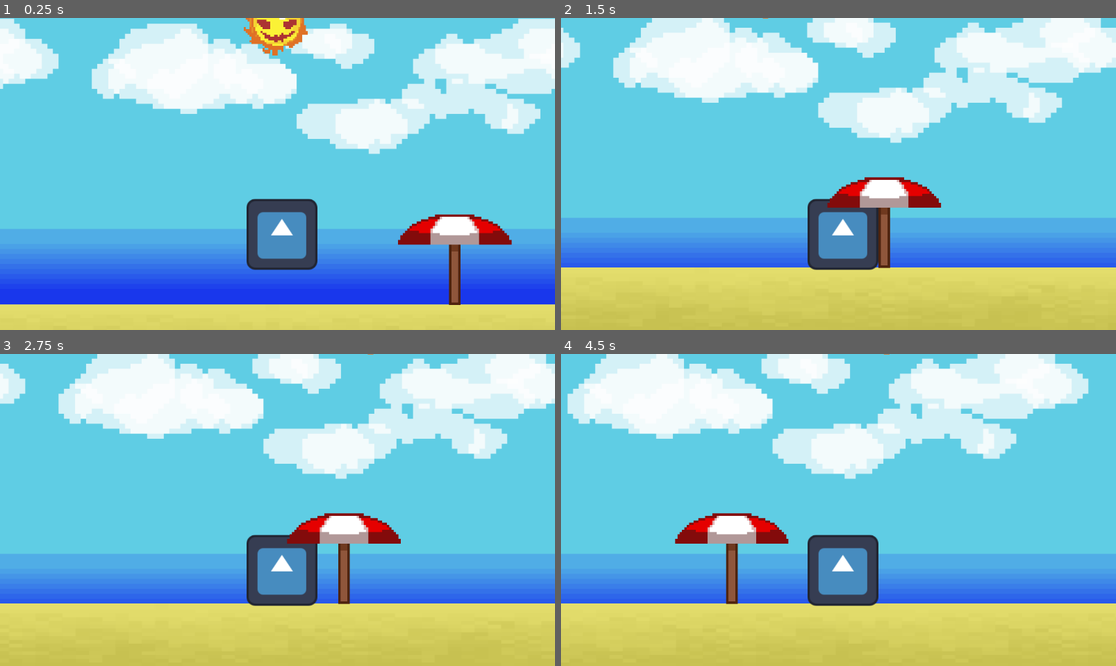
Above: before the commit, frames 1-4 (two rows, left to right).
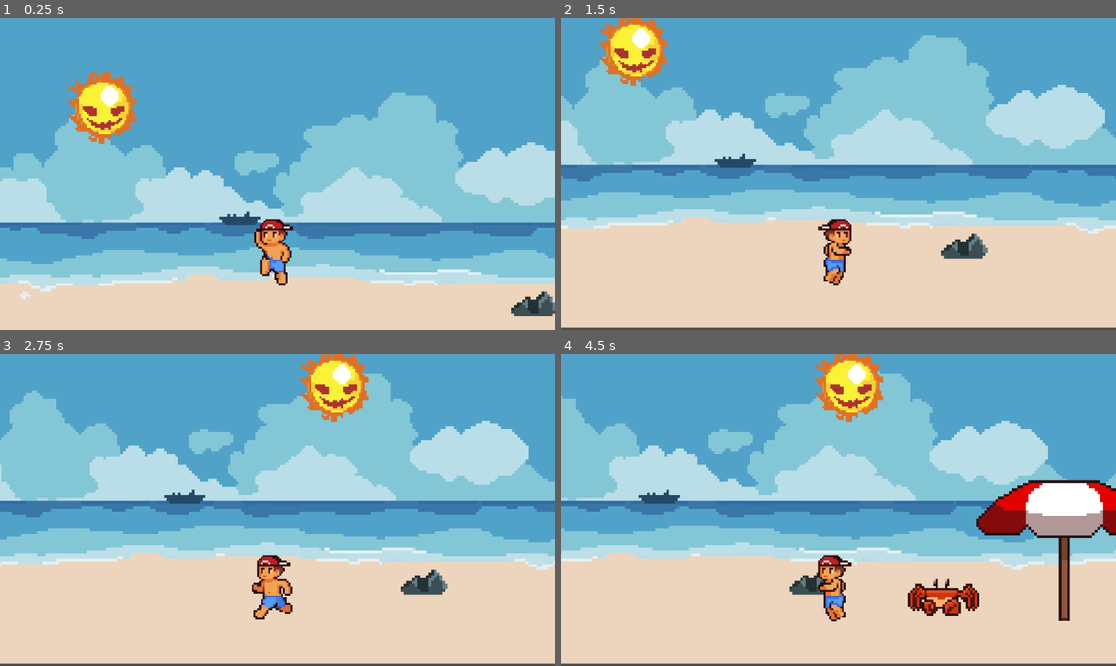
Above: after the commit, the same moments.

Repository: JuanLucasdev/gamejam
Game: Godot game, scene res://node_2d.tscn
Same seed, same stepped clock (60 frames per second), same inputs: the game is played once before the commit and once after it. The engine's default icon, where the game draws it, is replaced by a stand-in: a white triangle on a blue panel in a dark square.
Inputs:
- Up to frame 1 (0.25 s): no input
- Up to frame 2 (1.5 s): tap Enter (ui_accept) at 0.5, 0.6, 0.77, 1.07, 1.35 s; hold D (right) from 0.53 s (still down)
- Up to frame 3 (2.75 s): tap Enter (ui_accept) at 1.52, 1.82, 2.1 s; release D (right) at 2.03 s; hold A (left) from 2.03 s (still down)
- Up to frame 4 (4.5 s): release A (left) at 2.78 s; hold D (right) 2.78-4.28 s; tap Enter (ui_accept) at 2.85, 3.02, 3.32, 3.6, 3.77, 4.07, 4.35 s; hold A (left) from 4.28 s (still down)

The runs differ from the first frame. In frame 1, 100% of the frame differs, in the area x 0-100%, y 0-100%; in frame 2, 100%; in frame 3, 100%; in frame 4, 100%.

Commit message:
animação do personagem principal e atualização do background

Diff:
--- /dev/null
+++ b/carangueijo.gd
@@ -0,0 +1,26 @@
+extends CharacterBody2D
+
+@export var speed: float = 80.0
+@export var distancia: float = 200.0
+
+@onready var inicio: Vector2 = global_position
+var target: Vector2
+var indo: bool = true
+
+func _ready():
+	target = inicio + Vector2(distancia, 0)
+
+func _physics_process(delta):
+	var dir: float = sign(target.x - global_position.x)
+
+	velocity.x = dir * speed
+	move_and_slide()
+
+	if abs(global_position.x - target.x) < 2.0:
+		if indo:
+			target = inicio
+		else:
+			target = inicio + Vector2(distancia, 0)
+		indo = !indo
+
+	$AnimatedSprite2D.flip_h = velocity.x > 0
--- /dev/null
+++ b/character_body_2d.gd
@@ -0,0 +1,25 @@
+extends CharacterBody2D
+
+
+const SPEED = 300.0
+const JUMP_VELOCITY = -400.0
+
+
+func _physics_process(delta: float) -> void:
+	# Add the gravity.
+	if not is_on_floor():
+		velocity += get_gravity() * delta
+
+	# Handle jump.
+	if Input.is_action_just_pressed("ui_accept") and is_on_floor():
+		velocity.y = JUMP_VELOCITY
+
+	# Get the input direction and handle the movement/deceleration.
+	# As good practice, you should replace UI actions with custom gameplay actions.
+	var direction := Input.get_axis("ui_left", "ui_right")
+	if direction:
+		velocity.x = direction * SPEED
+	else:
+		velocity.x = move_toward(velocity.x, 0, SPEED)
+
+	move_and_slide()
--- /dev/null
+++ b/clouds.gd
@@ -0,0 +1,6 @@
+extends ParallaxLayer
+
+@export var CLOUD_SPEED: float = -15.0
+
+func _process(delta: float) -> void:
+	motion_offset.x +=CLOUD_SPEED * delta
--- a/node_2d.gd
+++ b/node_2d.gd
@@ -10,10 +10,12 @@
 func _on_sombra_body_entered(body: Node2D) -> void:
 	if body.name == "Player":
 		esta_na_sombra = true
+		print("Entrou na sombra")
 
 func _on_sombra_body_exited(body: Node2D) -> void:
 	if body.name == "Player":
 		esta_na_sombra = false
+		print("Saiu da sombra")
 
 func _process(delta: float) -> void:
 	if esta_na_sombra:
--- a/node_2d.tscn
+++ b/node_2d.tscn
@@ -1,19 +1,110 @@
-[gd_scene load_steps=13 format=3 uid="uid://bls2nwi65cm7k"]
-
-[ext_resource type="Texture2D" uid="uid://c75jrp57x4wfs" path="res://icon.svg" id="1_0e48y"]
+[gd_scene load_steps=36 format=3 uid="uid://bls2nwi65cm7k"]
+
 [ext_resource type="Script" uid="uid://seqd0cgc51r3" path="res://node_2d.gd" id="1_d21ai"]
-[ext_resource type="Texture2D" uid="uid://daou8xeoad1v6" path="res://sprites/sand.svg" id="2_d21ai"]
 [ext_resource type="Script" uid="uid://bkyayx2pfoyq8" path="res://player.gd" id="2_epypp"]
 [ext_resource type="Script" uid="uid://bkkxpxvi7lo0k" path="res://sun.gd" id="3_epypp"]
+[ext_resource type="Texture2D" uid="uid://co285vml4s751" path="res://sprites/jump.png" id="4_nr8wp"]
 [ext_resource type="Texture2D" uid="uid://cecg0n42kxjt3" path="res://sprites/Sprite-0002.svg" id="4_q6r6c"]
-[ext_resource type="Texture2D" uid="uid://c86bwk33ludeb" path="res://sprites/Sprite-0001.svg" id="5_kdubu"]
-[ext_resource type="Texture2D" uid="uid://csr8e3s3d3k22" path="res://sprites/background.svg" id="8_rj586"]
+[ext_resource type="Texture2D" uid="uid://bxvx8ndons32l" path="res://sprites/player.png" id="4_rj586"]
+[ext_resource type="Texture2D" uid="uid://b2c6gdonwyjog" path="res://sprites/Sprite-0005.png" id="5_d2bti"]
+[ext_resource type="Texture2D" uid="uid://bs5ephyps8mcl" path="res://sprites/guardasol.png" id="7_nr8wp"]
+[ext_resource type="Texture2D" uid="uid://dw30yf87403qc" path="res://sprites/coqueiro.png" id="8_nr8wp"]
+[ext_resource type="Texture2D" uid="uid://dtsc5kut5oy5t" path="res://sprites/background/sky.png" id="9_hqns4"]
+[ext_resource type="Texture2D" uid="uid://c67jw71xxow5c" path="res://sprites/background/ground.png" id="10_0h7mo"]
+[ext_resource type="Texture2D" uid="uid://byqltwcihpbf7" path="res://sprites/background/clouds.png" id="10_x0ka3"]
+[ext_resource type="Texture2D" uid="uid://cw5jfm8yd11tx" path="res://sprites/background/ocean.png" id="11_0h7mo"]
+[ext_resource type="Script" uid="uid://byvx82ebla6ok" path="res://clouds.gd" id="11_nr8wp"]
+[ext_resource type="Texture2D" uid="uid://b8mt0smxuve37" path="res://sprites/carangueijo.png" id="15_d2bti"]
+[ext_resource type="Script" uid="uid://bx3u1rf1ygqa6" path="res://carangueijo.gd" id="15_ta5nu"]
 
 [sub_resource type="RectangleShape2D" id="RectangleShape2D_0hol4"]
-size = Vector2(1544, 128.5)
+size = Vector2(5756, 50.25)
+
+[sub_resource type="AtlasTexture" id="AtlasTexture_0h7mo"]
+atlas = ExtResource("4_rj586")
+region = Rect2(0, 0, 21, 38)
+
+[sub_resource type="AtlasTexture" id="AtlasTexture_nr8wp"]
+atlas = ExtResource("4_rj586")
+region = Rect2(21, 0, 21, 38)
+
+[sub_resource type="AtlasTexture" id="AtlasTexture_d2bti"]
+atlas = ExtResource("4_rj586")
+region = Rect2(42, 0, 21, 38)
+
+[sub_resource type="AtlasTexture" id="AtlasTexture_flf07"]
+atlas = ExtResource("4_nr8wp")
+region = Rect2(0, 0, 21, 36)
+
+[sub_resource type="AtlasTexture" id="AtlasTexture_ta5nu"]
+atlas = ExtResource("5_d2bti")
+region = Rect2(0, 0, 26, 38)
+
+[sub_resource type="AtlasTexture" id="AtlasTexture_k73cj"]
+atlas = ExtResource("5_d2bti")
+region = Rect2(52, 0, 26, 38)
+
+[sub_resource type="AtlasTexture" id="AtlasTexture_ei405"]
+atlas = ExtResource("5_d2bti")
+region = Rect2(156, 0, 26, 38)
+
+[sub_resource type="AtlasTexture" id="AtlasTexture_7vxoj"]
+atlas = ExtResource("5_d2bti")
+region = Rect2(130, 0, 26, 38)
+
+[sub_resource type="SpriteFrames" id="SpriteFrames_ta5nu"]
+animations = [{
+"frames": [{
+"duration": 1.0,
+"texture": SubResource("AtlasTexture_0h7mo")
+}, {
+"duration": 1.0,
+"texture": SubResource("AtlasTexture_nr8wp")
+}, {
+"duration": 1.0,
+"texture": SubResource("AtlasTexture_d2bti")
+}, {
+"duration": 1.0,
+"texture": SubResource("AtlasTexture_nr8wp")
+}],
+"loop": true,
+"name": &"idle",
+"speed": 5.0
+}, {
+"frames": [{
+"duration": 1.0,
+"texture": SubResource("AtlasTexture_flf07")
+}],
+"loop": true,
+"name": &"jump",
+"speed": 5.0
+}, {
+"frames": [{
+"duration": 1.0,
+"texture": SubResource("AtlasTexture_ta5nu")
+}, {
+"duration": 1.0,
+"texture": SubResource("AtlasTexture_k73cj")
+}, {
+"duration": 1.0,
+"texture": SubResource("AtlasTexture_ta5nu")
+}, {
+"duration": 1.0,
+"texture": SubResource("AtlasTexture_ei405")
+}, {
+"duration": 1.0,
+"texture": SubResource("AtlasTexture_7vxoj")
+}, {
+"duration": 1.0,
+"texture": SubResource("AtlasTexture_ei405")
+}],
+"loop": true,
+"name": &"walk",
+"speed": 6.0
+}]
 
 [sub_resource type="RectangleShape2D" id="RectangleShape2D_q6r6c"]
-size = Vector2(121, 123)
+size = Vector2(44, 74)
 
 [sub_resource type="CircleShape2D" id="CircleShape2D_0hol4"]
 radius = 66.189125
@@ -22,68 +113,118 @@
 radius = 44.0
 height = 252.21667
 
+[sub_resource type="CapsuleShape2D" id="CapsuleShape2D_ta5nu"]
+radius = 29.666687
+height = 80.66669
+
+[sub_resource type="AtlasTexture" id="AtlasTexture_rjqkl"]
+atlas = ExtResource("15_d2bti")
+region = Rect2(0, 0, 33, 16)
+
+[sub_resource type="AtlasTexture" id="AtlasTexture_fs4d3"]
+atlas = ExtResource("15_d2bti")
+region = Rect2(33, 0, 33, 16)
+
+[sub_resource type="AtlasTexture" id="AtlasTexture_e8dv2"]
+atlas = ExtResource("15_d2bti")
+region = Rect2(66, 0, 33, 16)
+
+[sub_resource type="SpriteFrames" id="SpriteFrames_2nhjh"]
+animations = [{
+"frames": [{
+"duration": 1.0,
+"texture": SubResource("AtlasTexture_rjqkl")
+}, {
+"duration": 1.0,
+"texture": SubResource("AtlasTexture_fs4d3")
+}, {
+"duration": 1.0,
+"texture": SubResource("AtlasTexture_e8dv2")
+}],
+"loop": true,
+"name": &"default",
+"speed": 5.0
+}]
+
+[sub_resource type="RectangleShape2D" id="RectangleShape2D_d2bti"]
+size = Vector2(78, 34.5)
+
 [node name="Node2D" type="Node2D"]
 script = ExtResource("1_d21ai")
 
 [node name="StaticBody2D" type="StaticBody2D" parent="."]
 
-[node name="Sprite2D" type="Sprite2D" parent="StaticBody2D"]
-position = Vector2(-1659, 741)
-scale = Vector2(2.4179685, 0.9953125)
-texture = ExtResource("2_d21ai")
-
 [node name="CollisionShape2D" type="CollisionShape2D" parent="StaticBody2D"]
-position = Vector2(777, 642)
+position = Vector2(2881, 437.125)
 shape = SubResource("RectangleShape2D_0hol4")
 
 [node name="Player" type="CharacterBody2D" parent="."]
 unique_name_in_owner = true
-position = Vector2(77, 314)
+position = Vector2(257, 163)
 script = ExtResource("2_epypp")
 
-[node name="Sprite2D" type="Sprite2D" parent="Player"]
-position = Vector2(8, 109)
-texture = ExtResource("1_0e48y")
+[node name="Sprite2D" type="AnimatedSprite2D" parent="Player"]
+position = Vector2(4, 122)
+scale = Vector2(2, 2)
+sprite_frames = SubResource("SpriteFrames_ta5nu")
+animation = &"jump"
+autoplay = "idle"
 
 [node name="CollisionShape2D" type="CollisionShape2D" parent="Player"]
-position = Vector2(10, 107)
+position = Vector2(3, 121)
 shape = SubResource("RectangleShape2D_q6r6c")
 
 [node name="Camera2D" type="Camera2D" parent="Player"]
-zoom = Vector2(1.15, 1.15)
+position = Vector2(8.000015, 36.999992)
+scale = Vector2(0.9336705, 0.869461)
+zoom = Vector2(1.91, 1.91)
 
 [node name="Sun" type="CharacterBody2D" parent="."]
 script = ExtResource("3_epypp")
 
 [node name="Sprite2D" type="Sprite2D" parent="Sun"]
-position = Vector2(69, 67)
-scale = Vector2(0.34, 0.34)
+position = Vector2(70.625, 156.70001)
+scale = Vector2(0.215, 0.215)
 texture = ExtResource("4_q6r6c")
 
 [node name="CollisionShape2D" type="CollisionShape2D" parent="Sun"]
-position = Vector2(68, 68)
+position = Vector2(69.625, 157.70001)
+scale = Vector2(0.43, 0.43)
 shape = SubResource("CircleShape2D_0hol4")
 
 [node name="Guada-Sol" type="Node2D" parent="."]
-position = Vector2(578, 381)
+position = Vector2(1004, 186)
 
 [node name="Sprite2D" type="Sprite2D" parent="Guada-Sol"]
-position = Vector2(-180.99998, 116)
-scale = Vector2(0.418, 0.418)
-texture = ExtResource("5_kdubu")
+position = Vector2(-185.99998, 149)
+scale = Vector2(3, 3)
+texture = ExtResource("7_nr8wp")
 
 [node name="sombra" type="Area2D" parent="Guada-Sol"]
 
 [node name="CollisionShape2D" type="CollisionShape2D" parent="Guada-Sol/sombra"]
-position = Vector2(-183, 121)
+position = Vector2(-182, 143)
 scale = Vector2(1, 1.015)
 shape = SubResource("CapsuleShape2D_d21ai")
+
+[node name="Coqueiro" type="Sprite2D" parent="Guada-Sol"]
+position = Vector2(457, 111)
+scale = Vector2(3, 3)
+texture = ExtResource("8_nr8wp")
+
+[node name="sombra" type="Area2D" parent="Guada-Sol/Coqueiro"]
+
+[node name="CollisionShape2D" type="CollisionShape2D" parent="Guada-Sol/Coqueiro/sombra"]
+position = Vector2(2.6666665, 9.000001)
+shape = SubResource("CapsuleShape2D_ta5nu")
 
 [node name="UI" type="Control" parent="."]
 layout_mode = 3
 anchors_preset = 0
-offset_right = 40.0
-offset_bottom = 40.0
+offset_left = 7.0
+offset_top = 52.0
+offset_right = 47.0
+offset_bottom = 92.0
 metadata/_edit_use_anchors_ = true
 
 [node name="Label" type="Label" parent="UI"]
@@ -101,39 +242,60 @@
 theme_override_font_sizes/font_size = 81
 metadata/_edit_use_anchors_ = true
 
-[node name="Node2D" type="Node2D" parent="."]
-
-[node name="Sprite2D" type="Sprite2D" parent="Node2D"]
-z_index = -1
-position = Vector2(-1545, 614)
-scale = Vector2(1.148, 0.95839286)
-texture = ExtResource("8_rj586")
-
 [node name="ParallaxBackground" type="ParallaxBackground" parent="."]
 
-[node name="ParallaxLayer" type="ParallaxLayer" parent="ParallaxBackground"]
-motion_scale = Vector2(0.3, 0.3)
-motion_mirroring = Vector2(1000, 0)
-
-[node name="Sprite2D" type="Sprite2D" parent="ParallaxBackground/ParallaxLayer"]
-position = Vector2(5, -31)
-scale = Vector2(1, 0.9039301)
-texture = ExtResource("8_rj586")
-centered = false
-region_enabled = true
-region_rect = Rect2(-3.4100952, 4.1030197, 1003.58954, 687.8973)
-
-[node name="chão" type="ParallaxLayer" parent="ParallaxBackground"]
-position = Vector2(6, 1)
-motion_mirroring = Vector2(600, 0)
-
-[node name="Sprite2D" type="Sprite2D" parent="ParallaxBackground/chão"]
-position = Vector2(2, 577)
-scale = Vector2(2.403125, 0.6825435)
-texture = ExtResource("2_d21ai")
-centered = false
-region_enabled = true
-region_rect = Rect2(0, 453.48758, 640, 186.51242)
+[node name="Sky" type="ParallaxLayer" parent="ParallaxBackground"]
+position = Vector2(-238, -6)
+motion_mirroring = Vector2(3000, 0)
+
+[node name="Sprite2D" type="Sprite2D" parent="ParallaxBackground/Sky"]
+position = Vector2(1504, 252)
+scale = Vector2(3, 3)
+texture = ExtResource("9_hqns4")
+
+[node name="Ground" type="ParallaxLayer" parent="ParallaxBackground"]
+position = Vector2(-238, -6)
+motion_mirroring = Vector2(3000, 0)
+
+[node name="Ground" type="Sprite2D" parent="ParallaxBackground/Ground"]
+position = Vector2(1504, 254.00002)
+scale = Vector2(3, 3)
+texture = ExtResource("10_0h7mo")
+
+[node name="Clouds" type="ParallaxLayer" parent="ParallaxBackground"]
+position = Vector2(-238, -6)
+motion_scale = Vector2(0.1, 1)
+motion_mirroring = Vector2(3000, 0)
+script = ExtResource("11_nr8wp")
+
+[node name="Clouds" type="Sprite2D" parent="ParallaxBackground/Clouds"]
+position = Vector2(1504, 251)
+scale = Vector2(3, 3)
+texture = ExtResource("10_x0ka3")
+
+[node name="Ocean" type="ParallaxLayer" parent="ParallaxBackground"]
+position = Vector2(-237, -6)
+motion_scale = Vector2(0.5, 1)
+motion_mirroring = Vector2(3000, 0)
+
+[node name="Sprite2D" type="Sprite2D" parent="ParallaxBackground/Ocean"]
+position = Vector2(1504, 251)
+scale = Vector2(3, 3)
+texture = ExtResource("11_0h7mo")
+
+[node name="CharacterBody2D" type="CharacterBody2D" parent="."]
+position = Vector2(647, 386)
+script = ExtResource("15_ta5nu")
+
+[node name="AnimatedSprite2D" type="AnimatedSprite2D" parent="CharacterBody2D"]
+scale = Vector2(2.5, 2.5)
+sprite_frames = SubResource("SpriteFrames_2nhjh")
+autoplay = "default"
+frame_progress = 0.8171763
+
+[node name="CollisionShape2D" type="CollisionShape2D" parent="CharacterBody2D"]
+position = Vector2(-1, 1.75)
+shape = SubResource("RectangleShape2D_d2bti")
 
 [connection signal="body_entered" from="Guada-Sol/sombra" to="." method="_on_sombra_body_entered"]
 [connection signal="body_exited" from="Guada-Sol/sombra" to="." method="_on_sombra_body_exited"]
--- a/player.gd
+++ b/player.gd
@@ -1,17 +1,40 @@
 extends CharacterBody2D
+@onready var anim: AnimatedSprite2D = $Sprite2D
 
-var movimento : float = 250.0
+var movimento : float = 150.0
 var gravidade : float = 850.0
-var pulo : float = 450.0
+var pulo : float = 380.0
 
 func _physics_process(delta: float) -> void:
 	if not is_on_floor():
 		velocity.y += gravidade*delta
 	velocity.x = 0
+
+	var direction := Input.get_axis("left", "right")
+
 	if Input.is_action_pressed("right"):
 		velocity.x += movimento
 	if Input.is_action_pressed("left"):
 		velocity.x -= movimento
 	if Input.is_action_just_pressed("up"):
 		velocity.y = -pulo
+
+	if is_on_floor():
+		if direction >0:
+			anim.flip_h = false
+			anim.play("walk")
+		elif direction <0:
+			anim.flip_h = true
+			anim.play("walk")
+		else:
+			anim.play("idle")
+	else:
+		if direction >0:
+			anim.flip_h = false
+			anim.play("jump")
+		else:
+			anim.flip_h = true
+			anim.play("jump")
+
+
 	move_and_slide()
--- a/project.godot
+++ b/project.godot
@@ -40,4 +40,5 @@
 
 [rendering]
 
+textures/canvas_textures/default_texture_filter=0
 renderer/rendering_method="mobile"
Not shown, added: carangueijo.gd.uid
Not shown, added: character_body_2d.gd.uid
Not shown, added: clouds.gd.uid
Binary file added: sprites/Sprite-0005.png
Not shown, added: sprites/Sprite-0005.png.import
Binary file added: sprites/background/birds.png
Not shown, added: sprites/background/birds.png.import
Binary file added: sprites/background/clouds.png
Not shown, added: sprites/background/clouds.png.import
Binary file added: sprites/background/ground.png
Not shown, added: sprites/background/ground.png.import
Binary file added: sprites/background/ocean.png
(and 13 more such lines)
